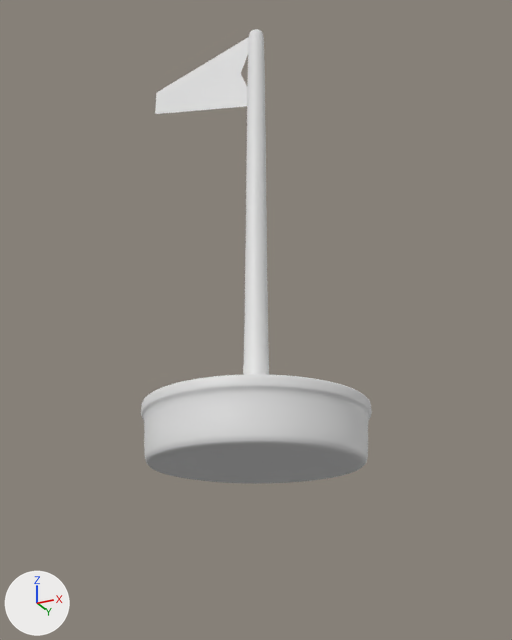
The FBX model city-sim 2.0/Assets/Models/Building/Flag.fbx: old version first, new version second.
Before and after are seen from a 50 mm camera at (2.66, -5.32, -1.53) aimed at (-0.1, 0.19, 0.95). The lights are fixed; the arrows at lower left show +X, +Y and +Z. Where no turn or scale is listed for an object, it has been applied to the vertices. Vertices at the same position are counted once.
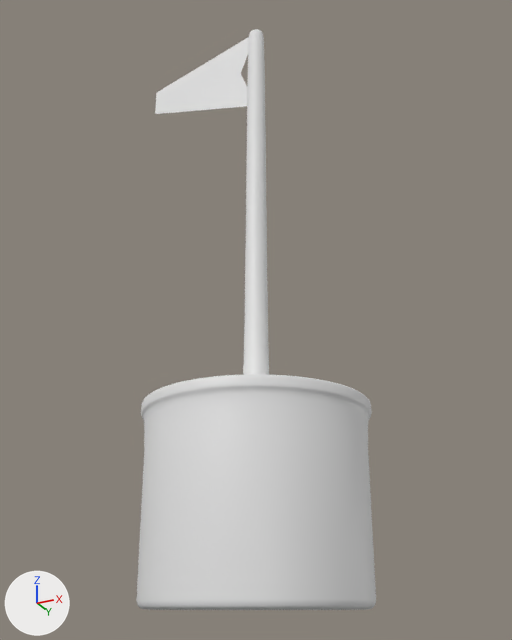
Patch to the scene script:
```diff
--- a/city-sim 2.0/Assets/Models/Building/Flag.fbx.py
+++ b/city-sim 2.0/Assets/Models/Building/Flag.fbx.py
@@ me_cylinder @@
 me_cylinder.from_pydata(...)  # 3208 vertices, 3202 faces; spans x -1.26..0.97, y -0.97..0.97, z -0.4..4.26
 # used by ob_cylinder; location = (0.0, 0.0, -0.06)
+# me_cylinder part 1: all 609 vertices in x -0.92..0.92, y -0.92..0.92, z -0.4..-0.33 are moved by (0.0, 0.0, -1.1)
```

Changed parts and their boxes (x1, y1, x2, y2) in the pictures (512 x 640 px; the box of a moved part takes in the faces that stretch with it):
'Cylinder', reshaped (28% taller): before (141, 29, 371, 484); after (136, 29, 376, 610)
part 1 of me_cylinder, moved or reshaped: before (144, 433, 368, 484); after (136, 433, 376, 610)
